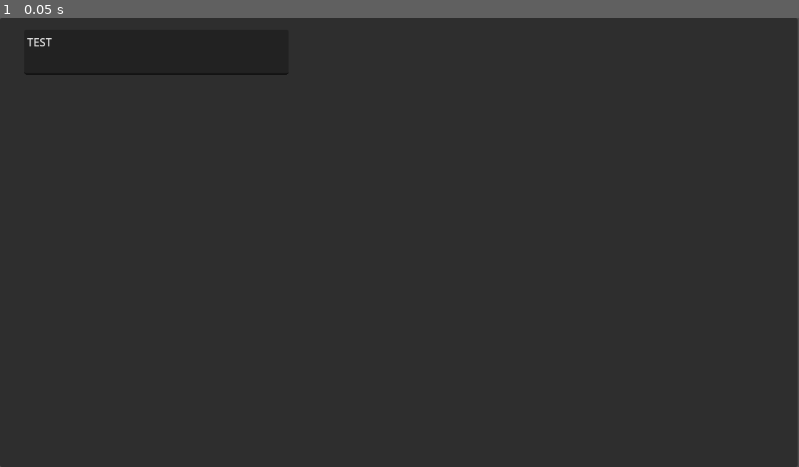
Above: before the commit, frame 1.
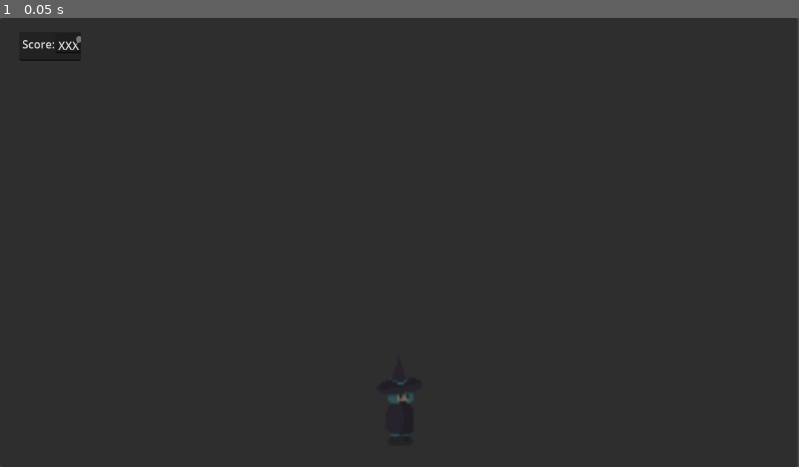
Above: after the commit, the same moment.

Repository: kinsch/Hexadecimal-Haunters
Game: Godot game, scene res://test_scene.tscn
The game is run twice, just before and just after one commit, with the same random seed, the same clock (stepped at 60 frames per second) and the same inputs.
Inputs:
- Up to frame 1 (0.05 s): no input

The runs differ from the first frame. In frame 1, 0.2% of the frame differs, in the area x 2-52%, y 4-94%.

Commit message:
Added script folder and player.cs

Diff:
--- a/HH/test_scene.tscn
+++ b/HH/test_scene.tscn
@@ -1,6 +1,13 @@
-[gd_scene format=3 uid="uid://dsdlfl532d0jr"]
+[gd_scene load_steps=2 format=3 uid="uid://dsdlfl532d0jr"]
+
+[ext_resource type="Texture2D" uid="uid://bjq5scd6np3h6" path="res://Assets/Witches/temp_witch.png" id="1_313in"]
 
 [node name="Node2D" type="Node2D"]
+
+[node name="Sprite2D" type="Sprite2D" parent="."]
+position = Vector2(-7.62939e-06, 229)
+scale = Vector2(3.35, 3.39474)
+texture = ExtResource("1_313in")
 
 [node name="CanvasLayer" type="CanvasLayer" parent="."]
 
@@ -8,9 +15,19 @@
 offset_right = 1150.0
 offset_bottom = 648.0
 
-[node name="TextEdit" type="TextEdit" parent="CanvasLayer"]
-offset_left = 35.0
-offset_top = 17.0
-offset_right = 416.0
-offset_bottom = 82.0
-text = "TEST"
+[node name="ScoreText" type="TextEdit" parent="CanvasLayer"]
+offset_left = 28.0
+offset_top = 20.0
+offset_right = 117.0
+offset_bottom = 62.0
+text = "Score:"
+
+[node name="Score" type="TextEdit" parent="CanvasLayer/ScoreText"]
+layout_mode = 0
+offset_left = 52.0
+offset_top = 2.0
+offset_right = 90.0
+offset_bottom = 31.0
+text = "XXX"
+
+[node name="Camera2D" type="Camera2D" parent="."]
Binary file added: HH/Assets/Witches/temp_witch.png
Not shown, added: HH/Assets/Witches/temp_witch.png.import
